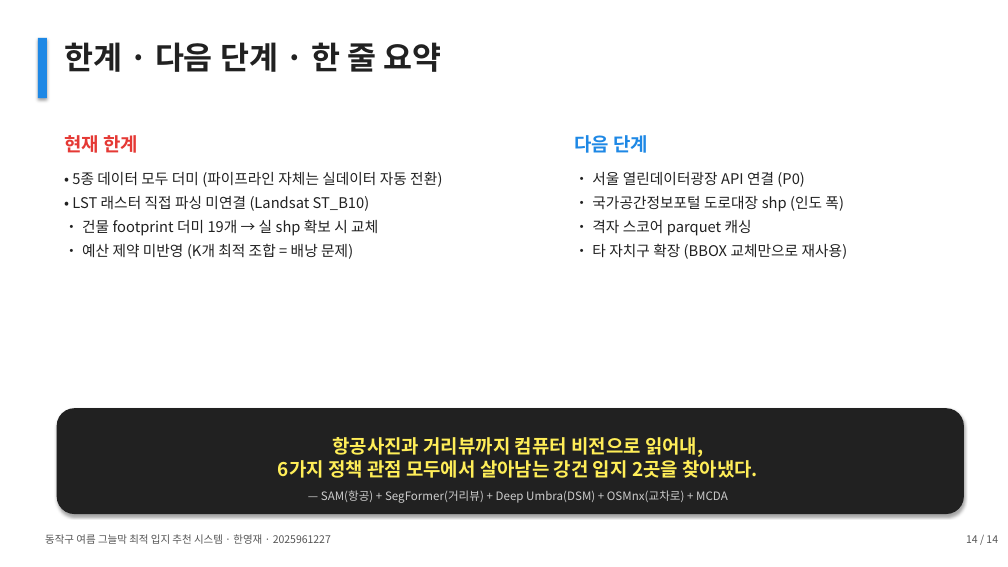
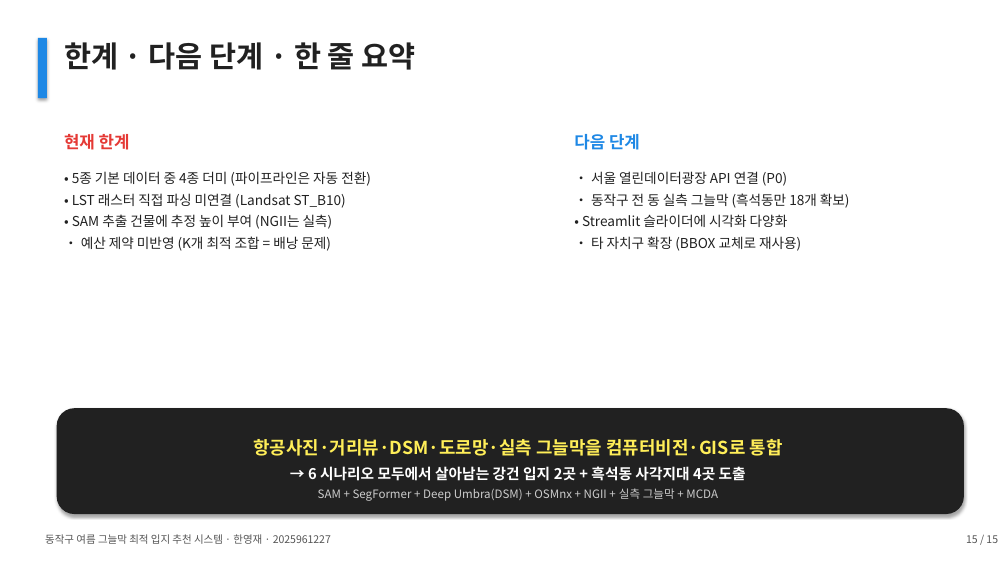
Before and after one commit to thgtot92/project_1, a slide deck: slide 15 of presentation/동작구_그늘막_최종발표.pptx (slide 14 before the commit). Drawn at 1008x567 pixels with LibreOffice and Linux fonts; fonts in the diff are those of the drawing. Boxes give left, top, right and bottom in pixels: in the first picture for what was removed or moved away, otherwise in the second. Text is boxed around its words. In the diff, an @@ line names an element or a change of style, - is before the commit and + after.

```diff
--- a/presentation/동작구_그늘막_최종발표.pptx
+++ b/presentation/동작구_그늘막_최종발표.pptx
@@ text "한계 · 다음 단계 · ..." at (x1=64, y1=42, x2=416, y2=70): size 30 to 28 pt @@
@@ text "현재 한계" at (x1=64, y1=134, x2=130, y2=150): size 18 to 16 pt @@
@@ text "다음 단계" at (x1=574, y1=134, x2=640, y2=150): size 18 to 16 pt @@
@@ text at (x1=72, y1=171, x2=371, y2=186): text changed; size 14 to 13 pt @@
-• 5종 데이터 모두 더미 (파이프라인 자체는 실데이터 자동 전환)
+• 5종 기본 데이터 중 4종 더미 (파이프라인은 자동 전환)
@@ text at (x1=591, y1=171, x2=787, y2=186): size 14 to 13 pt in "• 서울 열린데이터광장 API 연결 (P0)"; less space between paragraphs @@
@@ text at (x1=72, y1=193, x2=346, y2=251): size 14 to 13 pt in "• LST 래스터 직접 파싱 미연결 (Landsat ...", "• 예산 제약 미반영 (K개 최적 조합 ..."; less space between paragraphs @@
@@ text at (x1=582, y1=193, x2=850, y2=251): text changed; size 14 to 13 pt @@
-• 국가공간정보포털 도로대장 shp (인도 폭)
-• 격자 스코어 parquet 캐싱
-• 타 자치구 확장 (BBOX 교체만으로 재사용)
+• 동작구 전 동 실측 그늘막 (흑석동만 18개 확보)
+• Streamlit 슬라이더에 시각화 다양화
+• 타 자치구 확장 (BBOX 교체로 재사용)
@@ text at (x1=72, y1=214, x2=333, y2=229): text changed; size 14 to 13 pt @@
-• 건물 footprint 더미 19개 → 실 shp 확보 시 교체
+• SAM 추출 건물에 추정 높이 부여 (NGII는 실측)
@@ text in rounded rectangle at (x1=253, y1=439, x2=783, y2=501): text changed; bold on @@
-항공사진과 거리뷰까지 컴퓨터 비전으로 읽어내,
-6가지 정책 관점 모두에서 살아남는 강건 입지 2곳을 찾아냈다.
-— SAM(항공) + SegFormer(거리뷰) + Deep Umbra(DSM) + OSMnx(교차로) + MCDA
+항공사진·거리뷰·DSM·도로망·실측 그늘막을 컴퓨터비전·GIS로 통합
+→ 6 시나리오 모두에서 살아남는 강건 입지 2곳 + 흑석동 사각지대 4곳 도출
+SAM + SegFormer + Deep Umbra(DSM) + OSMnx + NGII + 실측 그늘막 + MCDA
@@ text at (x1=966, y1=535, x2=998, y2=543): text changed @@
-14 / 14
+15 / 15
```
Also in this commit, not shown: 11 other slides changed, 3 slides added, 2 slides removed, 4 other files.
